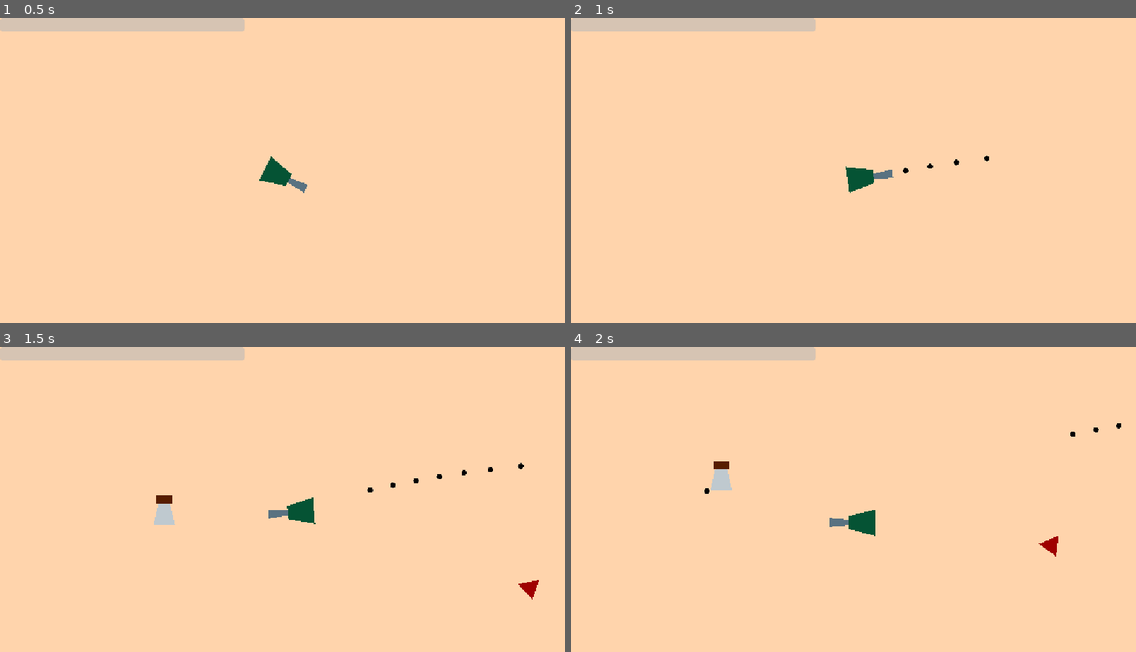
Above: before the commit, frames 1-4 (two rows, left to right).
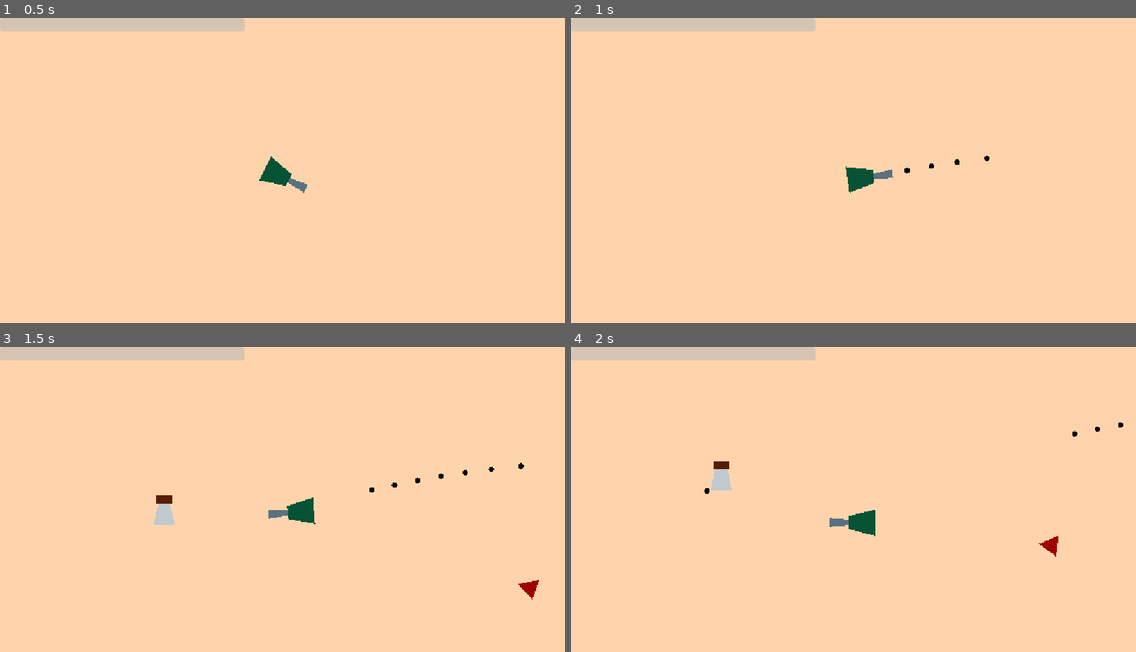
Above: after the commit, the same moments.

Repository: Crash-Out-Engine/NUS-Orbital-2025
Game: Godot game, scene res://scenes/game.tscn
Two runs of this game, one before a commit and one after it. Both use one fixed random seed, a clock stepped at 60 frames per second and the inputs below.
Inputs (mouse positions are in pixels of both pictures, inside the frame that each line leads up to):
- Up to frame 1 (0.5 s): no input
- Up to frame 2 (1 s): tap Enter at 0.5 s; move the mouse to (977, 161) at 0.52 s; press the mouse at (977, 161) at 0.53 s; hold D (right) from 0.53 s (still down)
- Up to frame 3 (1.5 s): move the mouse to (169, 520) at 1.27 s; release D (right) at 1.28 s; release the mouse at (169, 520) at 1.28 s; hold S (down) from 1.28 s (still down); tap Shift (add turret) at 1.35 s
- Up to frame 4 (2 s): keep holding S (down); click (740, 520) at 1.55 s

Frame 1 is identical in both runs. In frame 2, less than 0.1% of the frame differs, in the area x 58-75%, y 45-51%; in frame 3, less than 0.1%, in the area x 65-93%, y 37-48%; in frame 4, less than 0.1%.

Commit message:
refactor: move shooting mechanism to Ranged

Diff:
--- a/components/effectable/movement.gd
+++ b/components/effectable/entity/movement.gd
@@ -14,7 +14,7 @@
 
 func _ready() -> void:
 	assert(get_parent() is CharacterBody2D, "Movement's parent should be a CharacterBody2D.")
-	assert(get_parent().direction is Callable, "Movement's parent should have a direction.")
+	#assert(get_parent().direction is Callable, "Movement's parent should have a direction.")
 
 	value = initial_speed
 
--- /dev/null
+++ b/components/effectable/entity/ranged_cooldown.gd
@@ -0,0 +1,18 @@
+class_name RangedCooldown extends Effectable
+
+## Rate of firing in seconds.
+@export var ranged_cooldown: float
+
+var timer: Timer = Timer.new()
+
+func _ready() -> void:
+    value = ranged_cooldown
+    timer.one_shot = true
+    add_child(timer)
+
+func try_ranged() -> bool:
+    if timer.is_stopped():
+        timer.start(value)
+        return true
+    else:
+        return false
--- a/components/melee.gd
+++ b/components/melee.gd
@@ -1,10 +1,17 @@
+@tool
 class_name Melee extends Node
 
 @export var melee_cooldown: MeleeCooldown
 @export var melee_damage: MeleeDamage
+@export var group: String
 
 func _ready() -> void:
 	assert(get_parent() is CharacterBody2D, "Parent should be a CharacterBody2D.")
+
+func _get_configuration_warnings() -> PackedStringArray:
+	if not get_parent() is CharacterBody2D:
+		return ["Parent should be a CharacterBody2D."]
+	return []
 
 func _physics_process(_delta: float) -> void:
 	for i in range(get_parent().get_slide_collision_count()):
@@ -12,7 +19,7 @@
 		var collider = collision.get_collider()
 
 		if (collider != null and
-				collider.is_in_group("allies") and
+				not collider.is_in_group(group) and
 				collider.get_node_or_null(^"./Hitbox") != null and
 				melee_cooldown.try_melee()):
 			collider.get_node_or_null(^"./Hitbox").trigger(melee_damage.get_effect())
--- /dev/null
+++ b/components/ranged.gd
@@ -0,0 +1,22 @@
+class_name Ranged extends Node2D
+
+var bullet_scene = preload("res://scenes/bullet.tscn")
+
+@export var ranged_cooldown: RangedCooldown
+@export var ranged_damage: float
+@export var barrel: Node2D
+@export var group: String
+
+var is_active: bool = false
+
+func set_active(active: bool):
+	is_active = active
+
+func _physics_process(delta: float) -> void:
+	if is_active and ranged_cooldown.try_ranged():
+		var bullet = bullet_scene.instantiate()
+		bullet.group = group
+		bullet.global_position = barrel.global_position
+		bullet.direction = barrel.global_position.angle_to_point(get_global_mouse_position())
+
+		$/root/Game.add_child(bullet)
--- a/scenes/enemy.tscn
+++ b/scenes/enemy.tscn
@@ -1,12 +1,12 @@
 [gd_scene load_steps=9 format=3 uid="uid://kcqha4xx46r7"]
 
 [ext_resource type="Script" uid="uid://b2oqcghmenmfd" path="res://scripts/enemy.gd" id="1_7p1mj"]
-[ext_resource type="Script" uid="uid://bjwn8mansrw1v" path="res://components/effectable/movement.gd" id="2_md0e3"]
+[ext_resource type="Script" uid="uid://bjwn8mansrw1v" path="res://components/effectable/entity/movement.gd" id="2_md0e3"]
 [ext_resource type="Script" uid="uid://wwqkkrfhwiyn" path="res://components/hitbox.gd" id="3_4ra3w"]
-[ext_resource type="Script" uid="uid://da606deregrbs" path="res://components/effectable/health.gd" id="4_5uy6h"]
+[ext_resource type="Script" uid="uid://da606deregrbs" path="res://components/effectable/entity/health.gd" id="4_5uy6h"]
 [ext_resource type="Script" uid="uid://bx0i0x84j70ct" path="res://components/melee.gd" id="5_nenq2"]
-[ext_resource type="Script" uid="uid://dg8nexsbyn4fv" path="res://components/effectable/melee_cooldown.gd" id="6_nenq2"]
-[ext_resource type="Script" uid="uid://4u7ojuepy3ur" path="res://components/effectable/melee_damage.gd" id="7_ipns3"]
+[ext_resource type="Script" uid="uid://dg8nexsbyn4fv" path="res://components/effectable/entity/melee_cooldown.gd" id="6_nenq2"]
+[ext_resource type="Script" uid="uid://4u7ojuepy3ur" path="res://components/effectable/entity/melee_damage.gd" id="7_ipns3"]
 
 [sub_resource type="CircleShape2D" id="CircleShape2D_8tegq"]
 radius = 16.0
@@ -41,7 +41,6 @@
 
 [node name="Health" type="Node" parent="."]
 script = ExtResource("4_5uy6h")
-recovery_cooldown = 1.5
 metadata/_custom_type_script = "uid://da606deregrbs"
 
 [node name="MeleeCooldown" type="Node" parent="."]
--- a/scenes/player.tscn
+++ b/scenes/player.tscn
@@ -1,9 +1,11 @@
-[gd_scene load_steps=6 format=3 uid="uid://ytw0s5xnqwvt"]
+[gd_scene load_steps=8 format=3 uid="uid://ytw0s5xnqwvt"]
 
 [ext_resource type="Script" uid="uid://c8f8kowfp34yp" path="res://scripts/player.gd" id="1_3vyb7"]
-[ext_resource type="Script" uid="uid://bjwn8mansrw1v" path="res://components/effectable/movement.gd" id="2_g2els"]
-[ext_resource type="Script" uid="uid://da606deregrbs" path="res://components/effectable/health.gd" id="3_qhqgy"]
+[ext_resource type="Script" uid="uid://bjwn8mansrw1v" path="res://components/effectable/entity/movement.gd" id="2_g2els"]
+[ext_resource type="Script" uid="uid://da606deregrbs" path="res://components/effectable/entity/health.gd" id="3_qhqgy"]
 [ext_resource type="Script" uid="uid://wwqkkrfhwiyn" path="res://components/hitbox.gd" id="4_dqkch"]
+[ext_resource type="Script" uid="uid://bqsxrr4x407ln" path="res://components/ranged.gd" id="5_qlg0r"]
+[ext_resource type="Script" uid="uid://bacaht0aiera8" path="res://components/effectable/entity/ranged_cooldown.gd" id="6_tuyoq"]
 
 [sub_resource type="CapsuleShape2D" id="CapsuleShape2D_g2els"]
 radius = 18.2857
@@ -54,5 +56,18 @@
 script = ExtResource("4_dqkch")
 metadata/_custom_type_script = "uid://wwqkkrfhwiyn"
 
+[node name="Ranged" type="Node2D" parent="." node_paths=PackedStringArray("ranged_cooldown", "barrel")]
+visible = false
+script = ExtResource("5_qlg0r")
+ranged_cooldown = NodePath("../RangedCooldown")
+barrel = NodePath("../Barrel")
+group = "allies"
+metadata/_custom_type_script = "uid://bqsxrr4x407ln"
+
+[node name="RangedCooldown" type="Node" parent="."]
+script = ExtResource("6_tuyoq")
+ranged_cooldown = 0.1
+metadata/_custom_type_script = "uid://bacaht0aiera8"
+
 [connection signal="just_changed" from="Health" to="." method="_on_health_just_changed"]
 [connection signal="just_emptied" from="Health" to="." method="_on_health_just_emptied"]
--- a/scenes/turret.tscn
+++ b/scenes/turret.tscn
@@ -1,12 +1,13 @@
-[gd_scene load_steps=3 format=3 uid="uid://iqyedsof74fp"]
+[gd_scene load_steps=4 format=3 uid="uid://iqyedsof74fp"]
 
 [ext_resource type="Script" uid="uid://d8jbrtwr3jw" path="res://scripts/turret.gd" id="1_x3mc5"]
+[ext_resource type="Script" uid="uid://wwqkkrfhwiyn" path="res://components/hitbox.gd" id="2_el7wl"]
 
 [sub_resource type="CapsuleShape2D" id="CapsuleShape2D_fowog"]
 radius = 12.0
 height = 48.0
 
-[node name="Turret" type="StaticBody2D"]
+[node name="Turret" type="StaticBody2D" groups=["allies"]]
 script = ExtResource("1_x3mc5")
 
 [node name="Polygon2D" type="Polygon2D" parent="."]
@@ -23,3 +24,7 @@
 [node name="CollisionShape2D" type="CollisionShape2D" parent="."]
 rotation = 1.5708
 shape = SubResource("CapsuleShape2D_fowog")
+
+[node name="Hitbox" type="Node" parent="."]
+script = ExtResource("2_el7wl")
+metadata/_custom_type_script = "uid://wwqkkrfhwiyn"
--- a/scripts/bullet.gd
+++ b/scripts/bullet.gd
@@ -3,6 +3,8 @@
 const SPEED = 10
 
 var direction: float
+
+var group: String
 
 var effects: Array[Effect] = [
 	MovementEffect.create_freeze(1.0),
@@ -18,7 +20,7 @@
 
 
 func _on_body_entered(body: Node2D) -> void:
-	if body.get_node_or_null(^"./Hitbox") != null:
+	if body.get_node_or_null(^"./Hitbox") != null and not body.is_in_group(group):
 		for effect in effects:
 			body.get_node_or_null(^"./Hitbox").trigger(effect)
 		queue_free()
--- a/scripts/player.gd
+++ b/scripts/player.gd
@@ -1,6 +1,5 @@
 class_name Player extends CharacterBody2D
 
-var bullet_scene = preload("res://scenes/bullet.tscn")
 var turret_scene = preload("res://scenes/turret.tscn")
 
 var direction: Callable = func(_delta: float) -> Vector2:
@@ -11,6 +10,7 @@
 
 @onready var barrel = $Barrel
 @onready var shoot_timer = $ShootTimer
+@onready var ranged = $Ranged
 
 var current_turret = null
 
@@ -20,13 +20,10 @@
 func _physics_process(_delta: float) -> void:
 	look_at(get_global_mouse_position())
 
-	if Input.is_action_pressed("shoot") and shoot_timer.is_stopped():
-		var bullet = bullet_scene.instantiate()
-		bullet.global_position = barrel.global_position
-		bullet.direction = global_position.angle_to_point(get_global_mouse_position())
-
-		shoot_timer.start()
-		$/root/Game.add_child(bullet)
+	if Input.is_action_just_pressed("shoot"):
+		ranged.set_active(true)
+	if Input.is_action_just_released("shoot"):
+		ranged.set_active(false)
 
 	if Input.is_action_just_pressed("add turret"):
 		current_turret = turret_scene.instantiate()
@@ -50,4 +47,4 @@
 
 signal healthChanged(new_ratio: float)
 func _on_health_just_changed(_old_value: float, new_value: float) -> void:
-	healthChanged.emit(new_value / $"./Health".health_capacity)
+	healthChanged.emit(new_value / $Health.health_capacity)
Renamed: components/effectable/health.gd -> components/effectable/entity/health.gd
Renamed: components/effectable/health.gd.uid -> components/effectable/entity/health.gd.uid
Renamed: components/effectable/melee_cooldown.gd -> components/effectable/entity/melee_cooldown.gd
Renamed: components/effectable/melee_cooldown.gd.uid -> components/effectable/entity/melee_cooldown.gd.uid
Renamed: components/effectable/melee_damage.gd -> components/effectable/entity/melee_damage.gd
Renamed: components/effectable/melee_damage.gd.uid -> components/effectable/entity/melee_damage.gd.uid
Renamed: components/effectable/movement.gd.uid -> components/effectable/entity/movement.gd.uid
Not shown, added: components/effectable/entity/ranged_cooldown.gd.uid
Not shown, added: components/ranged.gd.uid
